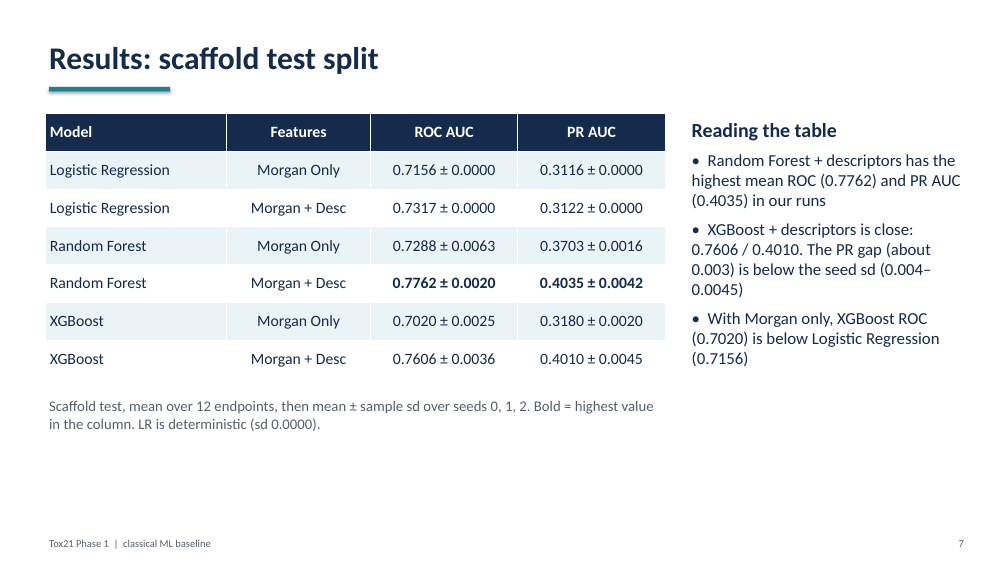
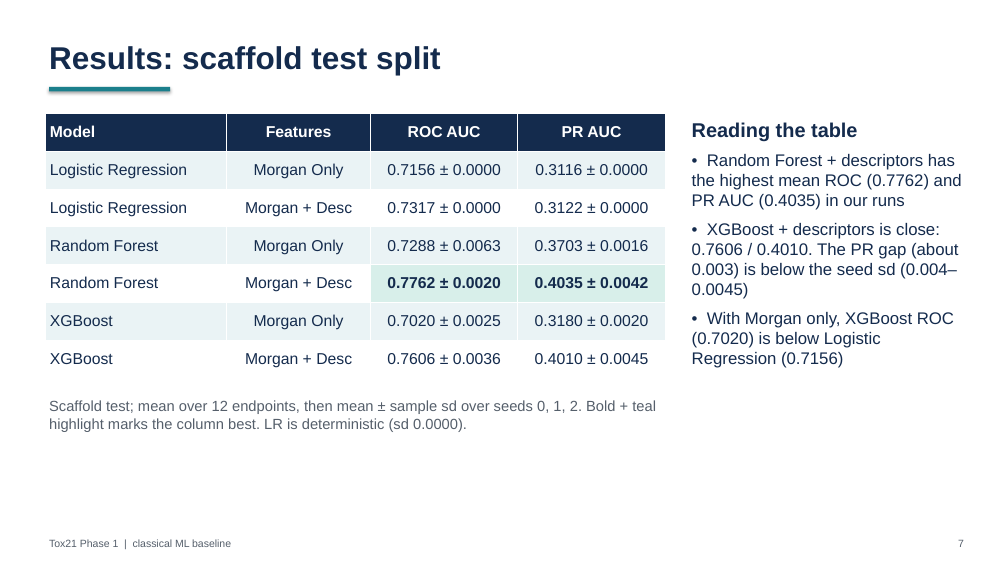
Before and after one commit to GabbyMymus/Molecular-Toxicity-Prediction, a slide deck: slide 7 of tox21-phase1/slides/tox21_phase1.pptx. Drawn at 1008x567 pixels with LibreOffice and Linux fonts; fonts in the diff are those of the drawing. Boxes give left, top, right and bottom in pixels: in the first picture for what was removed or moved away, otherwise in the second. Text is boxed around its words. In the diff, an @@ line names an element or a change of style, - is before the commit and + after.

Commit message:
Polish Tox21 presentation typography and results

```diff
--- a/tox21-phase1/slides/tox21_phase1.pptx
+++ b/tox21-phase1/slides/tox21_phase1.pptx
@@ table at (45, 113, 665, 378) @@
@@ fill #FFFFFF to #D8EFEA in 2 cells @@
@@ font Calibri to Arial @@
@@ font Calibri to Arial in 4 elements at (49, 46, 441, 75), (49, 539, 231, 547), (958, 540, 964, 547), (692, 122, 962, 368) @@
@@ text at (49, 400, 656, 432): text changed; font Calibri to Arial @@
-Scaffold test, mean over 12 endpoints, then mean ± sample sd over seeds 0, 1, 2. Bold = highest value in the column. LR is deterministic (sd 0.0000).
+Scaffold test; mean over 12 endpoints, then mean ± sample sd over seeds 0, 1, 2. Bold + teal highlight marks the column best. LR is deterministic (sd 0.0000).
```
Also in this commit, not shown: 12 other slides changed, 1 other file.
